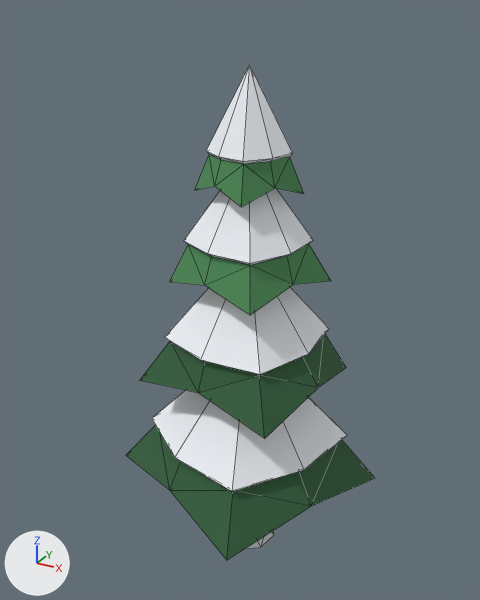
One commit to the glTF model winter-survival/assets/models/pine_a.glb: the scene before it, then after it.
One viewpoint serves both versions: a 50 mm lens placed at (3.89, -7.3, 7.61), pointed at (-0.17, 0.08, 3.92). The lights are fixed; the arrows at lower left show +X, +Y and +Z. The older version comes first. Mesh edges are drawn as thin lines. Vertices at exactly the same position are counted once.

The scene before the commit, as lines of its bpy script (objects in view):
```python
me_tree = bpy.data.meshes.new('Tree')
me_tree.from_pydata(...)  # 132 vertices, 226 faces; spans x -1.8..1.79, y -1.78..1.78, z 0.0..7.0
me_tree.materials.append(mat_palette_vcol)
ob_tree = bpy.data.objects.new('Tree', me_tree)
ob_tree.location = (0.0, 0.0, 0.0)
```
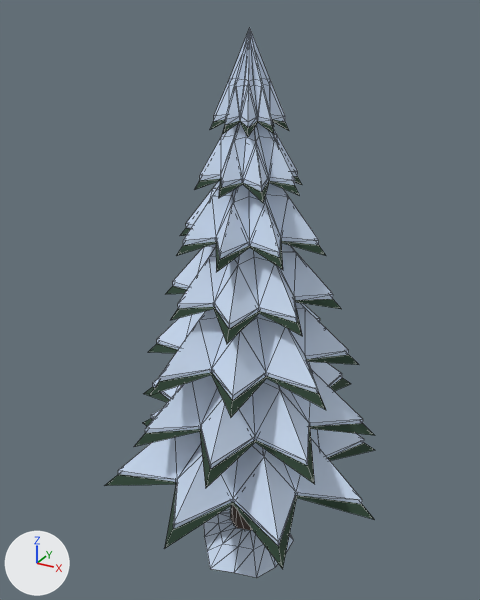
Patch to the scene script:
```diff
--- a/winter-survival/assets/models/pine_a.glb.py
+++ b/winter-survival/assets/models/pine_a.glb.py
@@ me_tree @@
 # used by ob_tree; location = (0.0, 0.0, 0.0)
-me_tree.from_pydata(...)  # 132 vertices, 226 faces; spans x -1.8..1.79, y -1.78..1.78, z 0.0..7.0
+me_tree.from_pydata(...)  # 652 vertices, 1125 faces; spans x -2.09..2.06, y -1.99..2.01, z -0.2..7.41
+# me_tree part 1: the loose piece of 26 vertices spanning x -0.92..0.97, y -0.93..0.91, z 4.26..6.0 is rebuilt with 34 vertices and now spans x -1.0..1.04, y -1.03..0.91, z 4.75..6.05
+# me_tree part 2: the loose piece of 26 vertices spanning x -1.24..1.17, y -1.28..1.17, z 2.84..4.8 is rebuilt with 49 vertices and now spans x -1.28..1.31, y -1.3..1.33, z 3.2..4.66
+# me_tree part 3: the loose piece of 26 vertices spanning x -1.8..1.79, y -1.78..1.78, z 1.22..3.4 is rebuilt with 49 vertices and now spans x -1.88..1.86, y -1.79..1.81, z 1.36..3.01
+# me_tree part 4: the loose piece of 26 vertices spanning x -0.65..0.65, y -0.65..0.66, z 5.47..7.0 is rebuilt with 49 vertices and now spans x -0.63..0.65, y -0.6..0.63, z 5.63..6.76
+# me_tree part 5: the loose piece of 12 vertices spanning x -0.24..0.24, y -0.24..0.24, z 0.0..6.09 is rebuilt with 28 vertices and now spans x -0.26..0.29, y -0.28..0.28, z -0.1..5.65
+# me_tree part 6: 16 vertices removed from x -0.44..0.44, y -0.44..0.44, z 0.0..0.08; 443 vertices added at x -2.09..2.06, y -1.99..2.01, z -0.2..7.41
 me_tree.materials.append(mat_palette_vcol)
```

Where the change shows, as pixel boxes [x1, y1, x2, y2] in the pictures (480 x 600 px):
'Tree', reshaped (8% wider, 11% taller): before [126, 65, 375, 560]; after [105, 28, 375, 578]
part 1 of me_tree, rebuilt: before [170, 188, 331, 315]; after [176, 228, 326, 272]
part 2 of me_tree, rebuilt: before [140, 287, 346, 438]; after [157, 302, 349, 400]
part 3 of me_tree, rebuilt (19% shorter): before [126, 390, 375, 560]; after [118, 409, 364, 546]
part 4 of me_tree, rebuilt: before [195, 65, 304, 207]; after [200, 122, 298, 192]
part 5 of me_tree, rebuilt (not visible before): after [230, 505, 252, 531]
part 6 of me_tree, built on (mostly hidden before): before [247, 530, 274, 548]; after [105, 28, 375, 578]
